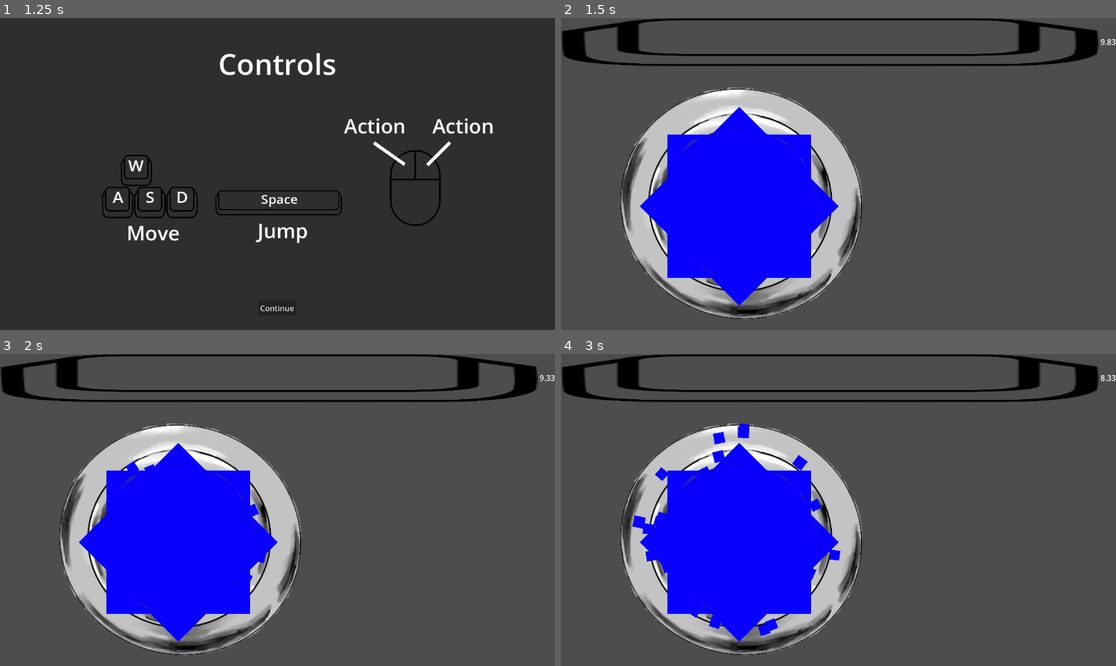
Above: before the commit, frames 1-4 (two rows, left to right).
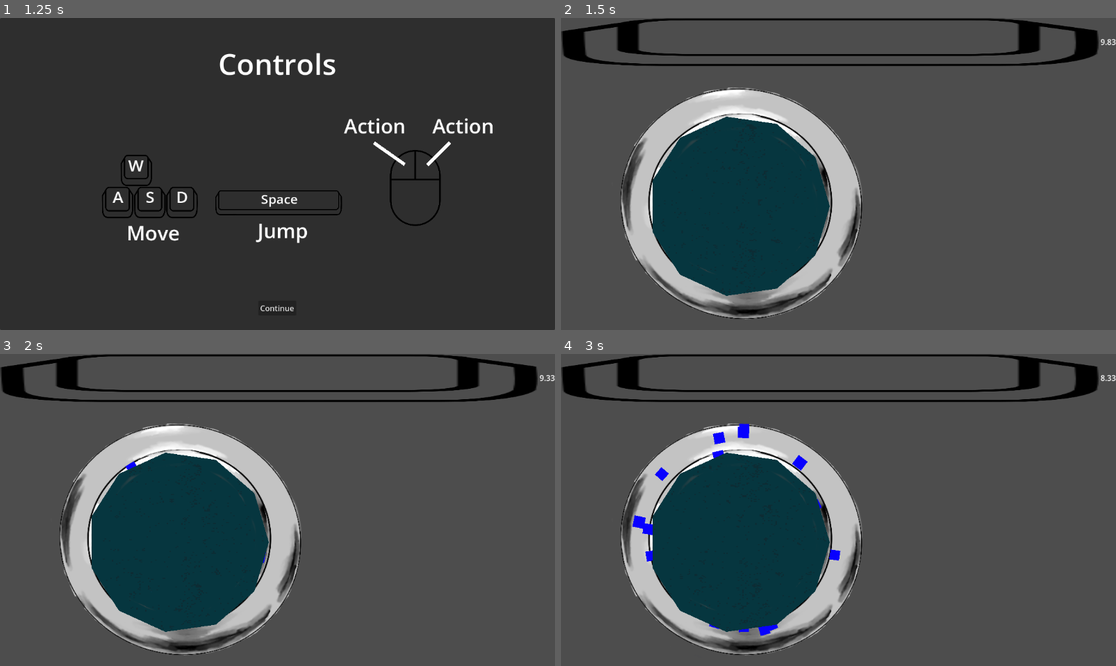
Above: after the commit, the same moments.

Repository: KIT-GameJam/Firework-Craft
Game: Godot game, scene res://gamemanager/gamemanager.tscn
Two runs of this game, one before a commit and one after it. Both use one fixed random seed, a clock stepped at 60 frames per second and the inputs below. The engine's default icon, where the game draws it, is replaced by a stand-in: a white triangle on a blue panel in a dark square.
Inputs (mouse positions are in pixels of both pictures, inside the frame that each line leads up to):
- Up to frame 1 (1.25 s): click "Start" at 0.5 s
- Up to frame 2 (1.5 s): click "Continue" at 1.25 s
- Up to frame 3 (2 s): no input
- Up to frame 4 (3 s): tap Enter at 2 s; move the mouse to (960, 494) at 2.02 s; hold D (move_right) 2.03-2.75 s; click (960, 494) at 2.17 s; drag from (727, 525) to (810, 572) at 2.77 s

Frame 1 is identical in both runs. In frame 2, 15% of the frame differs, in the area x 14-51%, y 28-93%; in frame 3, 15%; in frame 4, 15%.

Commit message:
improve flask particles with shaders and more dynamic form calculation

Diff:
--- a/entities/Ingredients/abstractIngredient.tscn
+++ b/entities/Ingredients/abstractIngredient.tscn
@@ -1,6 +1,6 @@
 [gd_scene load_steps=2 format=3 uid="uid://d5ph0vlkp1tu"]
 
-[ext_resource type="Script" uid="uid://dng7n4had58ry" path="res://entities/Ingredients/abstractIngredient.gd" id="1_8uneu"]
+[ext_resource type="Script" uid="uid://dng7n4had58ry" path="res://entities/ingredients/abstractIngredient.gd" id="1_8uneu"]
 
 [node name="AbstractResourceObject" type="TextureRect"]
 offset_right = 261.0
--- a/entities/Ingredients/banana_ingredient.tscn
+++ b/entities/Ingredients/banana_ingredient.tscn
@@ -1,8 +1,8 @@
 [gd_scene load_steps=3 format=3 uid="uid://bhnbko3x404ly"]
 
-[ext_resource type="PackedScene" uid="uid://d5ph0vlkp1tu" path="res://entities/Ingredients/abstractIngredient.tscn" id="1_3kl3t"]
-[ext_resource type="Texture2D" uid="uid://ctem8rfvq44vw" path="res://textures/placeholder.png" id="2_sw8pi"]
+[ext_resource type="PackedScene" uid="uid://d5ph0vlkp1tu" path="res://entities/ingredients/abstractIngredient.tscn" id="1_3kl3t"]
+[ext_resource type="Texture2D" uid="uid://dkgp7tccxyyxc" path="res://icon.svg" id="2_5legj"]
 
 [node name="AbstractResourceObject" instance=ExtResource("1_3kl3t")]
-texture = ExtResource("2_sw8pi")
-texture = ExtResource("2_sw8pi")
+texture = ExtResource("2_5legj")
+texture = ExtResource("2_5legj")
--- /dev/null
+++ b/entities/flask/circle.gd
@@ -0,0 +1,23 @@
+extends Polygon2D
+
+@export var base_radius := 128.0
+var radius := base_radius
+var segments := 3
+
+func set_size(size: int):
+	radius = base_radius + size * 10
+	_redraw()
+
+func set_corners(corners: int):
+	segments = 3 + corners
+	_redraw()
+
+func _redraw():
+	var points = []
+	for i in range(segments):
+		var angle = i * TAU / segments
+		var x = cos(angle)
+		var y = sin(angle)
+		points.append(Vector2(x, y) * radius)
+		# generate UVs from normalized circle coordinates
+	polygon = points
--- a/entities/flask/particles.gd
+++ b/entities/flask/particles.gd
@@ -5,7 +5,7 @@
 @export var corners: int = 0
 
 @onready var particles := $CPUParticles2D
-@onready var mesh := $MultiMesh
+@onready var form := $Form
 
 func _ready() -> void:
 	set_corners(corners)
@@ -13,16 +13,15 @@
 	set_size(size)
 
 func set_size(size: int):
-	var mesh_scale := 200 + size * 20
 	var particle_scale = 10 + size * 2
-	mesh.scale = Vector2(mesh_scale, mesh_scale)
+	form.set_size(size)
 	particles.lifetime = 2 + .2 * size
 	particles.scale_amount_min = particle_scale - 2
 	particles.scale_amount_max = particle_scale + 2
 
 func set_corners(num_corners: int):
-	mesh.set_corners(corners)
+	form.set_corners(corners)
 
 func set_color(color: Color):
 	particles.color = color
-	mesh.set_color(color)
+	form.set_color(color)
--- a/entities/flask/particles.tscn
+++ b/entities/flask/particles.tscn
@@ -1,29 +1,30 @@
-[gd_scene load_steps=8 format=3 uid="uid://mr0nop6jx4b2"]
+[gd_scene load_steps=6 format=3 uid="uid://mr0nop6jx4b2"]
 
 [ext_resource type="Script" uid="uid://oa115hpil50" path="res://entities/flask/particles.gd" id="1_85akk"]
-[ext_resource type="Script" uid="uid://dgxkxyp7vn2dk" path="res://entities/flask/particles_multi_mesh.gd" id="2_ycvrc"]
 [ext_resource type="Shader" uid="uid://cxyah2srfigsa" path="res://other/water.gdshader" id="3_8ko70"]
+[ext_resource type="Texture2D" uid="uid://dfy4uv5nqbavr" path="res://textures/noise.png" id="4_8my8b"]
+[ext_resource type="Script" uid="uid://g8ko5kmvc57j" path="res://entities/flask/circle.gd" id="5_hpbrh"]
 
-[sub_resource type="MultiMesh" id="MultiMesh_85akk"]
-
-[sub_resource type="ShaderMaterial" id="ShaderMaterial_8my8b"]
+[sub_resource type="ShaderMaterial" id="ShaderMaterial_hpbrh"]
 shader = ExtResource("3_8ko70")
+shader_parameter/noise_tex = ExtResource("4_8my8b")
 shader_parameter/noise_tex_size = Vector2(256, 256)
+shader_parameter/color_ramp = ExtResource("4_8my8b")
 shader_parameter/color_amount = 5
-shader_parameter/wave_speed = 1.0
+shader_parameter/wave_speed = 5.0
 shader_parameter/frequency_x = 10.0
 shader_parameter/frequency_y = 10.0
 shader_parameter/amplitude_x = 0.02
 shader_parameter/amplitude_y = 0.02
-shader_parameter/pixel_amount = 64.0
+shader_parameter/pixel_amount = 128.0
 
-[sub_resource type="SphereMesh" id="SphereMesh_dfeej"]
-material = SubResource("ShaderMaterial_8my8b")
-
-[sub_resource type="BoxMesh" id="BoxMesh_hliqq"]
-
-[node name="Particles" type="Node2D"]
+[node name="Particles" type="Control"]
+layout_mode = 3
+anchors_preset = 0
 script = ExtResource("1_85akk")
+color = Color(0.67505324, 0.014224995, 0.32164615, 1)
+size = 2
+corners = 64
 
 [node name="CPUParticles2D" type="CPUParticles2D" parent="."]
 amount = 100
@@ -38,58 +39,7 @@
 scale_amount_min = 8.0
 scale_amount_max = 12.0
 
-[node name="MultiMesh" type="MultiMeshInstance2D" parent="."]
-scale = Vector2(200, 200)
-multimesh = SubResource("MultiMesh_85akk")
-script = ExtResource("2_ycvrc")
-
-[node name="Sphere" type="MeshInstance2D" parent="MultiMesh"]
-mesh = SubResource("SphereMesh_dfeej")
-
-[node name="Corner1" type="MeshInstance2D" parent="MultiMesh"]
-position = Vector2(0, -0.44)
-rotation = 0.7853982
-scale = Vector2(0.29000002, 0.29000002)
-mesh = SubResource("BoxMesh_hliqq")
-
-[node name="Corner2" type="MeshInstance2D" parent="MultiMesh"]
-position = Vector2(0.32, -0.32)
-rotation = 1.5707964
-scale = Vector2(0.29000002, 0.29000002)
-mesh = SubResource("BoxMesh_hliqq")
-
-[node name="Corner3" type="MeshInstance2D" parent="MultiMesh"]
-position = Vector2(0.44000003, -2.1457673e-08)
-rotation = 2.3561945
-scale = Vector2(0.29000002, 0.29000002)
-mesh = SubResource("BoxMesh_hliqq")
-
-[node name="Corner4" type="MeshInstance2D" parent="MultiMesh"]
-position = Vector2(0.32, 0.32)
-rotation = 1.5707964
-scale = Vector2(0.29000002, 0.29000002)
-mesh = SubResource("BoxMesh_hliqq")
-
-[node name="Corner5" type="MeshInstance2D" parent="MultiMesh"]
-position = Vector2(0, 0.44000003)
-rotation = 2.3561945
-scale = Vector2(0.29000002, 0.29000002)
-mesh = SubResource("BoxMesh_hliqq")
-
-[node name="Corner6" type="MeshInstance2D" parent="MultiMesh"]
-position = Vector2(-0.3199999, 0.32000014)
-rotation = 1.5707964
-scale = Vector2(0.29000002, 0.29000002)
-mesh = SubResource("BoxMesh_hliqq")
-
-[node name="Corner7" type="MeshInstance2D" parent="MultiMesh"]
-position = Vector2(-0.44, 2.9802322e-08)
-rotation = 2.3561945
-scale = Vector2(0.29000002, 0.29000002)
-mesh = SubResource("BoxMesh_hliqq")
-
-[node name="Corner8" type="MeshInstance2D" parent="MultiMesh"]
-position = Vector2(-0.32000002, -0.32000008)
-rotation = 1.5707964
-scale = Vector2(0.29000002, 0.29000002)
-mesh = SubResource("BoxMesh_hliqq")
+[node name="Form" type="Polygon2D" parent="."]
+material = SubResource("ShaderMaterial_hpbrh")
+texture = ExtResource("4_8my8b")
+script = ExtResource("5_hpbrh")
--- a/entities/flask/particles_multi_mesh.gd
+++ b/entities/flask/particles_multi_mesh.gd
@@ -1,6 +1,6 @@
 extends MultiMeshInstance2D
 
-@onready var sphere_mesh: MeshInstance2D = $Sphere
+@onready var sphere_mesh: Polygon2D = $Circle
 @onready var corner_meshes: Array[MeshInstance2D] = [
 	$Corner1,$Corner2,$Corner3,$Corner4,$Corner5,$Corner6,$Corner7,$Corner8
 ]
--- a/levels/main_level.tscn
+++ b/levels/main_level.tscn
@@ -2,7 +2,7 @@
 
 [ext_resource type="Script" uid="uid://23td8m5q5kxt" path="res://levels/main_level.gd" id="1_ilwad"]
 [ext_resource type="Texture2D" uid="uid://bugrq8paq2d7t" path="res://textures/Keycap.svg" id="2_55n5f"]
-[ext_resource type="PackedScene" uid="uid://bhnbko3x404ly" path="res://entities/Ingredients/banana_ingredient.tscn" id="3_wg11f"]
+[ext_resource type="PackedScene" uid="uid://bhnbko3x404ly" path="res://entities/ingredients/banana_ingredient.tscn" id="3_wg11f"]
 [ext_resource type="PackedScene" uid="uid://c03f4e3i006pp" path="res://entities/flask/flask.tscn" id="4_55n5f"]
 [ext_resource type="PackedScene" uid="uid://mr0nop6jx4b2" path="res://entities/flask/particles.tscn" id="5_wg11f"]
 
@@ -74,7 +74,11 @@
 layout_mode = 2
 
 [node name="Particles" parent="VBoxContainer/HBoxContainer2/Flask" instance=ExtResource("5_wg11f")]
-position = Vector2(266, 287)
+layout_mode = 0
+offset_left = 266.0
+offset_top = 287.0
+offset_right = 266.0
+offset_bottom = 287.0
 color = Color(0.0333333, 0, 1, 1)
 size = 6
 corners = 8
--- a/other/water.gdshader
+++ b/other/water.gdshader
@@ -13,7 +13,6 @@
 uniform float frequency_y = 10.0;
 uniform float amplitude_x = 0.02;
 uniform float amplitude_y = 0.02;
-
 uniform float pixel_amount = 64.0;
 
 void fragment() {
Not shown, added: entities/flask/circle.gd.uid
Binary file added: textures/noise.png
Not shown, added: textures/noise.png.import
